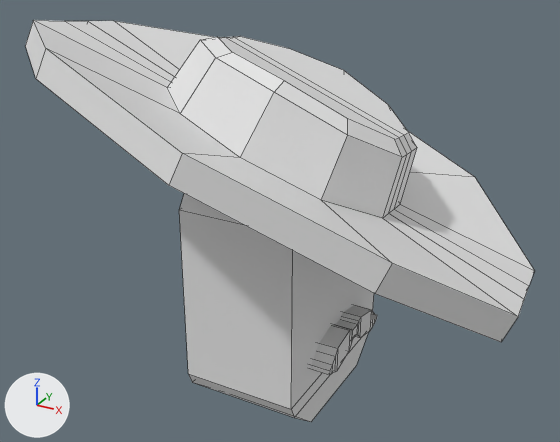
An edit to the FBX model Assets/Models/Characters/HeadHunter.fbx, drawn before and after from the same camera.
One viewpoint serves both versions: a camera (50 mm lens) standing at (2.8, -5.21, 4.32) and looking at (-0.17, 0.19, 1.62). Lighting does not change. The marker at lower left points along +X, +Y and +Z. Mesh edges are drawn as thin lines. Where no turn or scale is listed for an object, it has been applied to the vertices.
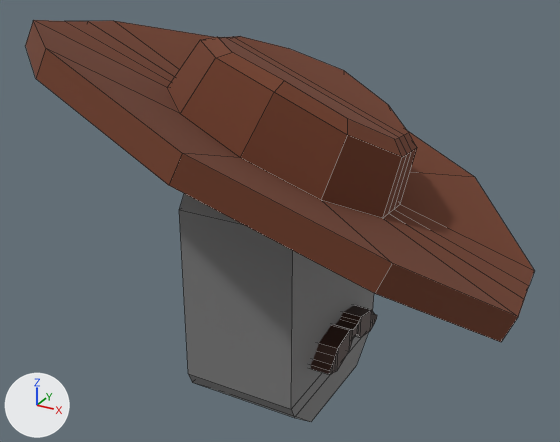
Changed parts and their boxes [x1, y1, x2, y2] in the pictures (560 x 442 px):
```json
{"object": "Cylinder", "change": "recoloured", "before": [25, 20, 534, 342], "after": [25, 20, 534, 342], "on screen": "grey to brown"}
{"object": "Cube", "change": "recoloured", "before": [179, 194, 374, 422], "after": [179, 194, 374, 422]}
{"object": "Cube.001", "change": "recoloured", "before": [311, 305, 377, 375], "after": [311, 305, 377, 375]}
```

Scene script edits in JSON lines:
```json
{"op": "add", "block": "mat_moustache", "code": ["mat_moustache = principled_material('moustache')", "mat_moustache.base_color = (0.06, 0.0239, 0.0152)  # brown #452b21"]}
{"op": "add", "block": "mat_hat", "code": ["mat_hat = principled_material('hat')", "mat_hat.base_color = (0.162, 0.0474, 0.0219)  # brown #703d29", "mat_hat.roughness = 1.0"]}
{"op": "add", "block": "mat_material_001", "code": ["mat_material_001 = principled_material('Material.001')", "mat_material_001.base_color = (0.196, 0.196, 0.196)  # grey #7a7a7a"]}
{"block": "me_cylinder", "where": "me_cylinder.from_pydata(...)  # 70 vertices, 60 faces; spans x -2.37..1.99, y -1.61..2.08, z 1.14..3.26"}
{"op": "add", "block": "me_cylinder", "code": "me_cylinder.materials.append(mat_hat)  # brown #703d29"}
{"block": "me_cube_005", "where": "me_cube_005.from_pydata(...)  # 20 vertices, 18 faces; spans x -0.49..0.49, y -0.82..0.82, z -0.01..1.95"}
{"op": "add", "block": "me_cube_005", "code": "me_cube_005.materials.append(mat_material_001)  # grey #7a7a7a"}
{"block": "me_cube_006", "where": "me_cube_006.from_pydata(...)  # 56 vertices, 54 faces; spans x -0.11..0.11, y -0.494..0.494, z -0.123..0.14"}
{"op": "add", "block": "me_cube_006", "code": "me_cube_006.materials.append(mat_moustache)  # brown #452b21"}
```
